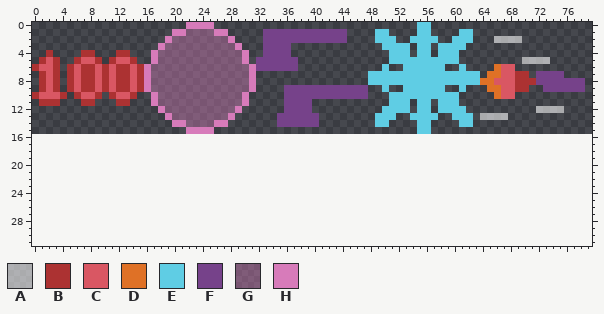
A pixel-art file gets an edit: Assets/Sprites/Powerups.aseprite. The picture above is the old version.
80x16 pixels, 1 frame. The old version is drawn lined up with the new one, on the new canvas.
Palette (. is transparent): A #ffffff91  B #ac3232  C #d95763  D #df7126  E #5fcde4  F #76428a  G #d77bba66  H #d77bba
Pixels before (only the part around the change), first column x 0:
14 ....................HHGGGGHH.......FFFFFF.......
15 ......................HHHH......................
16 ................................................
17 ................................................
18 ................................................
19 ................................................
20 ................................................
21 ................................................
22 ................................................
23 ................................................
24 ................................................
25 ................................................
26 ................................................
27 ................................................
28 ................................................
29 ................................................
30 ................................................
31 ................................................
After:
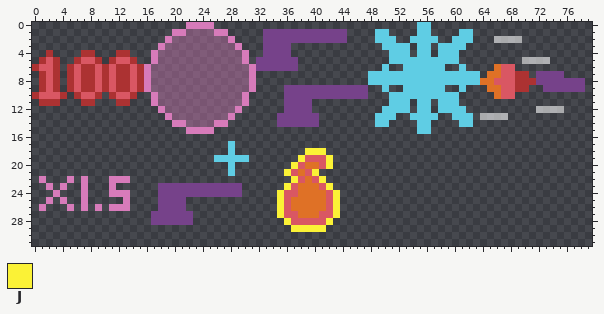
Colours new in this view: J #fbf236
Changes in this commit:
canvas 80x16 -> 80x32
Changed rows in their new state; - is an unchanged pixel.
first column x 1:
17 ---------------------------E---------------
18 ---------------------------E----------JJJ--
19 -------------------------EEEEE-------JCCCJ-
20 ---------------------------E--------JCDDCJ-
21 ---------------------------E-------JCDCJ---
22 H---H-H---HHH-----------------------JCDCJ--
23 -H-H--H---H------FFFFFFFFFFFF------JCDDDCJ-
24 --H---H---HHH----FFFFFFFFFFFF-----JCCDDDDCJ
25 -H-H--H-----H----FFFF-------------JCDDDDDCJ
26 H---H-H-H-HHH----FFFF-------------JCDDDDDCJ
27 ----------------FFFFFF------------JCCDDDCCJ
28 ----------------FFFFFF-------------JCCCCCJ-
29 ------------------------------------JJJJJ--
Boxes around the changes in both pictures, in picture pixels (x1, y1, x2, y2):
added: (39, 141, 249, 225)
added: (277, 148, 340, 232)
